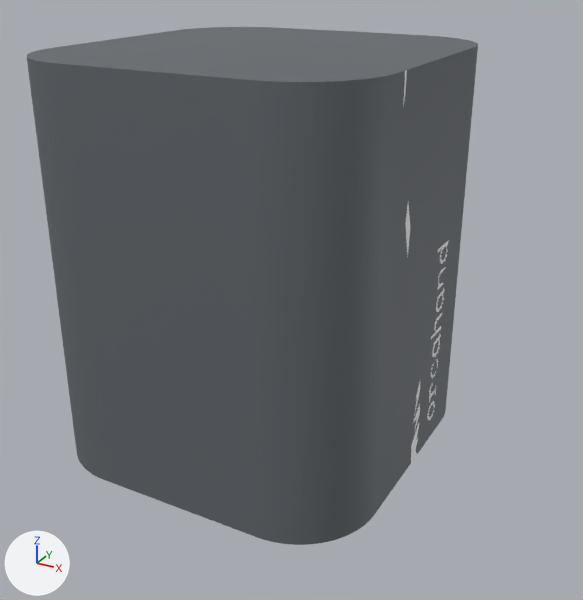
What one commit did to the glTF model orca_ui/models/hand_v2/left/meshes/link_forearm.glb.
Camera for both pictures: a camera (50 mm lens) standing at (0.099, -0.1838, 0.076) and looking at (0.0005, -0.0047, -0.0135). The axes (+X, +Y, +Z) are drawn at lower left. The lights are the same throughout. The older version comes first. Where no turn or scale is listed for an object, it has been applied to the vertices.

The first picture shows 'ForeArmStructure-Model', 'ForeArmStructure-Model_Logo'.
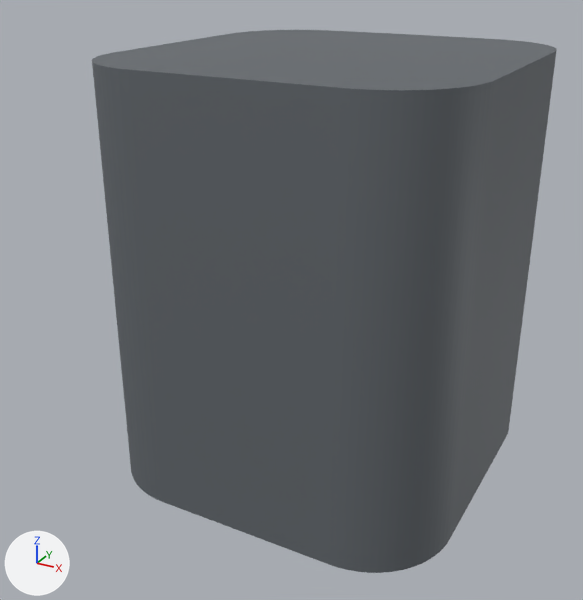
Where the change shows, as pixel boxes [x1, y1, x2, y2] in the pictures (583 x 600 px):
'ForeArmStructure-Model', reshaped
    before: [27, 27, 478, 545]
    after: [92, 30, 557, 573]
part 1 of me_forearmstructure_model_logo, deleted
    before: [403, 71, 449, 463]

Patch to the scene script:
```diff
--- a/orca_ui/models/hand_v2/left/meshes/link_forearm.glb.py
+++ b/orca_ui/models/hand_v2/left/meshes/link_forearm.glb.py
@@ me_forearmstructure_model_logo @@
 # used by ob_forearmstructure_model_logo
-me_forearmstructure_model_logo.from_pydata(...)  # 761 vertices, 1488 faces; spans x 0.0362..0.0367, y -0.0218..0.0173, z -0.0579..0.0522
+me_forearmstructure_model_logo.from_pydata(...)  # 760 vertices, 1456 faces; spans x -0.0367..-0.0362, y -0.0218..0.0173, z -0.0579..0.0522
+# me_forearmstructure_model_logo part 1: 761 vertices removed from x 0.0362..0.0367, y -0.0218..0.0173, z -0.0579..0.0522
+# other edits to the shape of me_forearmstructure_model_logo do not show in these pictures
 me_forearmstructure_model_logo.materials.append(mat_e8eaed)
@@ me_forearmstructure_model @@
 # used by ob_forearmstructure_model
-me_forearmstructure_model.from_pydata(...)  # 748 vertices, 1500 faces; spans x -0.0565..0.0365, y -0.048..0.0487, z -0.058..0.0523
+me_forearmstructure_model.from_pydata(...)  # 748 vertices, 1500 faces; spans x -0.0365..0.0565, y -0.048..0.0487, z -0.058..0.0523
+# me_forearmstructure_model part 2: the loose piece of 278 vertices spanning x -0.0565..0.0365, y -0.048..0.0487, z -0.058..0.0523 is rebuilt with 278 vertices and now spans x -0.0365..0.0565, y -0.048..0.0487, z -0.058..0.0523
+# other edits to the shape of me_forearmstructure_model do not show in these pictures
 me_forearmstructure_model.materials.append(mat_212529)
```
